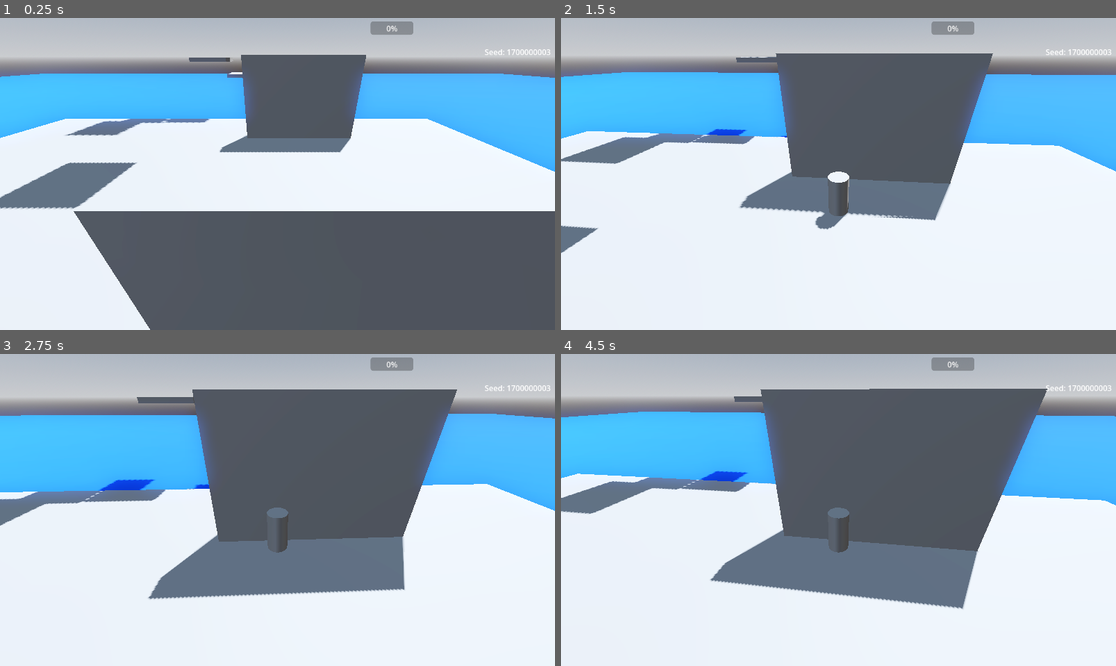
Above: before the commit, frames 1-4 (two rows, left to right).
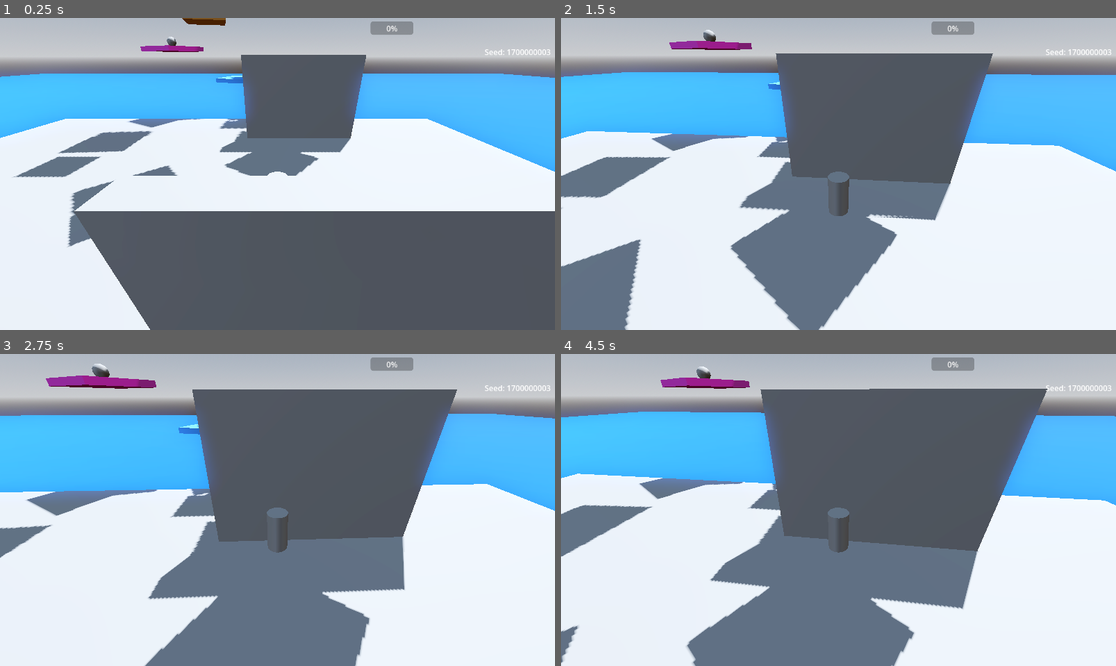
Above: after the commit, the same moments.

Repository: Minez123/PJ-Jump
Game: Godot game, scene res://main.tscn
Two runs of this game, one before a commit and one after it. Both use one fixed random seed, a clock stepped at 60 frames per second and the inputs below.
Inputs (mouse positions are in pixels of both pictures, inside the frame that each line leads up to):
- Up to frame 1 (0.25 s): no input
- Up to frame 2 (1.5 s): tap Enter (ui_accept) at 0.5, 0.77 s; move the mouse to (866, 174) at 0.52 s; hold W (move_forward) from 0.53 s (still down); tap Shift (shift) at 0.6, 1.35 s; move the mouse to (810, 174) at 1.27 s
- Up to frame 3 (2.75 s): keep holding W (move_forward); tap Enter (ui_accept) at 1.52 s; move the mouse to (288, 503) at 2.02 s; tap Shift (shift) at 2.1 s
- Up to frame 4 (4.5 s): keep holding W (move_forward); tap Enter (ui_accept) at 2.75, 3.02, 3.5, 3.77, 4.25 s; move the mouse to (832, 516) at 2.77 s; tap Shift (shift) at 2.85, 3.6, 4.35 s; move the mouse to (877, 513) at 3.52 s; move the mouse to (794, 506) at 4.27 s

The runs differ from the first frame. In frame 1, 5.5% of the frame differs, in the area x 0-58%, y 0-74%; in frame 2, 14%, in the area x 0-61%, y 3-100%; in frame 3, 11%; in frame 4, 12%.

Commit message:
add gen collect & scene

Diff:
--- /dev/null
+++ b/collectible.gd
@@ -0,0 +1,7 @@
+extends Node3D
+
+func _on_area_3d_body_entered(body: Node) -> void:
+	if body is CharacterBody3D:
+		$Area3D/collect_sfx.play()  # Optional: play sound before disappearing
+		await get_tree().create_timer(0.2).timeout  # wait for sound to play
+		queue_free()
--- /dev/null
+++ b/collectible.tscn
@@ -0,0 +1,24 @@
+[gd_scene load_steps=5 format=3 uid="uid://bf74y3ib587a2"]
+
+[ext_resource type="Script" uid="uid://cgo7jmkkwoc3c" path="res://collectible.gd" id="1_8orai"]
+[ext_resource type="AudioStream" uid="uid://bqoqxl7cxo5xf" path="res://knife_sfx-2.mp3" id="2_yciwo"]
+
+[sub_resource type="SphereShape3D" id="SphereShape3D_h2yge"]
+
+[sub_resource type="SphereMesh" id="SphereMesh_0xm2m"]
+
+[node name="Collectible" type="Node3D"]
+script = ExtResource("1_8orai")
+
+[node name="Area3D" type="Area3D" parent="."]
+
+[node name="CollisionShape3D" type="CollisionShape3D" parent="Area3D"]
+shape = SubResource("SphereShape3D_h2yge")
+
+[node name="collect_sfx" type="AudioStreamPlayer3D" parent="Area3D"]
+stream = ExtResource("2_yciwo")
+
+[node name="MeshInstance3D" type="MeshInstance3D" parent="."]
+mesh = SubResource("SphereMesh_0xm2m")
+
+[connection signal="body_entered" from="Area3D" to="." method="_on_area_3d_body_entered"]
--- a/main.tscn
+++ b/main.tscn
@@ -1,7 +1,9 @@
-[gd_scene load_steps=9 format=3 uid="uid://cawyxa2honk7g"]
+[gd_scene load_steps=11 format=3 uid="uid://cawyxa2honk7g"]
 
 [ext_resource type="PackedScene" uid="uid://cotskyb82b6w2" path="res://character.tscn" id="1_ig7tw"]
 [ext_resource type="Script" uid="uid://pcuig3mu46ea" path="res://node_3d.gd" id="2_0xm2m"]
+[ext_resource type="PackedScene" uid="uid://bf74y3ib587a2" path="res://collectible.tscn" id="3_h2yge"]
+[ext_resource type="PackedScene" uid="uid://c75ubi4gtnumo" path="res://struc.tscn" id="4_1bvp3"]
 
 [sub_resource type="ProceduralSkyMaterial" id="ProceduralSkyMaterial_7dm0k"]
 sky_horizon_color = Color(0.662243, 0.671743, 0.686743, 1)
@@ -61,6 +63,8 @@
 [node name="Platform_Gen" type="Node3D" parent="."]
 transform = Transform3D(1, 0, 0, 0, 1, 0, 0, 0, 1, -7.0449, 0, -9)
 script = ExtResource("2_0xm2m")
+collectible_scene = ExtResource("3_h2yge")
+struc_scene = ExtResource("4_1bvp3")
 
 [node name="CanvasLayer" type="CanvasLayer" parent="Platform_Gen"]
 
--- a/node_3d.gd
+++ b/node_3d.gd
@@ -5,8 +5,15 @@
 @export var spacing_min: Vector3 = Vector3(-10, 2, -10)
 @export var spacing_max: Vector3 = Vector3(10, 6, 10)
 @export var custom_seed: int = -1  # -1 means random seed
+@export var collectible_scene: PackedScene
+@export var item_spawn_chance: float = 0.5  #  chance to spawn item
+@export var struc_scene: PackedScene
+@export var scene_spawn_chance: float = 0.5  #
+
 
 var rng := RandomNumberGenerator.new()
+
+
 
 func _ready():
 	var current_position = Vector3.ZERO
@@ -23,18 +30,34 @@
 		)
 		current_position += random_spacing
 
-		# Create mesh instance
+		var platform_size = Vector3(5, 0.5, 5)
+
 		var mesh_instance = MeshInstance3D.new()
 		mesh_instance.mesh = BoxMesh.new()
-		mesh_instance.mesh.size = Vector3(5, 0.5, 5)
+		mesh_instance.mesh.size = platform_size
 		mesh_instance.transform.origin = current_position
+		mesh_instance.rotation.y = rng.randf_range(0, TAU)
 
-		# Create static body with collision
+		var material = StandardMaterial3D.new()
+		material.albedo_color = Color.from_hsv(rng.randf(), 0.7, 0.9)
+		mesh_instance.material_override = material
+
 		var static_body = StaticBody3D.new()
 		var collision = CollisionShape3D.new()
 		collision.shape = BoxShape3D.new()
-		collision.shape.size = Vector3(5, 0.5, 5)
-
+		collision.shape.size = platform_size
 		static_body.add_child(collision)
 		mesh_instance.add_child(static_body)
 		add_child(mesh_instance)
+
+		# Spawn collectible
+		if rng.randf() < item_spawn_chance and collectible_scene:
+			var collectible = collectible_scene.instantiate()
+			collectible.global_position = current_position + Vector3(0, platform_size.y / 2 + 0.5, 0)
+			add_child(collectible)
+
+		# Spawn random scene
+		if rng.randf() < scene_spawn_chance and struc_scene:
+			var instance = struc_scene.instantiate()
+			instance.global_position = current_position + Vector3(0, 0, 5)
+			add_child(instance)
--- /dev/null
+++ b/struc.tscn
@@ -0,0 +1,46 @@
+[gd_scene load_steps=5 format=3 uid="uid://c75ubi4gtnumo"]
+
+[sub_resource type="BoxShape3D" id="BoxShape3D_2jccy"]
+
+[sub_resource type="BoxMesh" id="BoxMesh_g5qmw"]
+
+[sub_resource type="BoxShape3D" id="BoxShape3D_3irrl"]
+
+[sub_resource type="BoxMesh" id="BoxMesh_68psd"]
+
+[node name="struc" type="Node3D"]
+transform = Transform3D(4.40143, 0, 0, 0, 2.35326, 0, 0, 0, 2.72811, 0, 0, 0)
+
+[node name="StaticBody3D" type="StaticBody3D" parent="."]
+
+[node name="CollisionShape3D" type="CollisionShape3D" parent="StaticBody3D"]
+transform = Transform3D(3.36924, 0, 0, 0, 0.167523, 0, 0, 0, 3.13108, 0, 0, 0)
+shape = SubResource("BoxShape3D_2jccy")
+
+[node name="MeshInstance3D" type="MeshInstance3D" parent="StaticBody3D"]
+transform = Transform3D(3.36924, 0, 0, 0, 0.167523, 0, 0, 0, 3.13108, 0, 0, 0)
+mesh = SubResource("BoxMesh_g5qmw")
+skeleton = NodePath("../..")
+
+[node name="StaticBody3D" type="StaticBody3D" parent="StaticBody3D/MeshInstance3D"]
+transform = Transform3D(0.296803, 0, 0, 0, 5.96933, 0, 0, 0, 0.319379, 0, 0, 0)
+
+[node name="CollisionShape3D" type="CollisionShape3D" parent="StaticBody3D/MeshInstance3D/StaticBody3D"]
+transform = Transform3D(0.117241, 0, 0, 0, 1.93283, 0, 0, 0, 1, -0.721215, 1.0472, 0)
+shape = SubResource("BoxShape3D_3irrl")
+
+[node name="MeshInstance3D2" type="MeshInstance3D" parent="StaticBody3D/MeshInstance3D/StaticBody3D/CollisionShape3D"]
+transform = Transform3D(1, 0, 0, 0, 1, 0, 0, 0, 1, 4.76837e-07, 0, 0)
+mesh = SubResource("BoxMesh_68psd")
+skeleton = NodePath("../../../../..")
+
+[node name="StaticBody3D2" type="StaticBody3D" parent="StaticBody3D/MeshInstance3D"]
+
+[node name="CollisionShape3D2" type="CollisionShape3D" parent="StaticBody3D/MeshInstance3D/StaticBody3D2"]
+transform = Transform3D(0.0347973, 0, 0, 0, 11.5377, 0, 0, 0, 0.319379, 0.230122, 6.00637, 0)
+shape = SubResource("BoxShape3D_3irrl")
+
+[node name="MeshInstance3D3" type="MeshInstance3D" parent="StaticBody3D/MeshInstance3D/StaticBody3D2/CollisionShape3D2"]
+transform = Transform3D(1, 0, 0, 0, 1, 0, 0, 0, 1, -4.76837e-07, 0, 0)
+mesh = SubResource("BoxMesh_68psd")
+skeleton = NodePath("../../../../..")
Not shown, added: collectible.gd.uid
